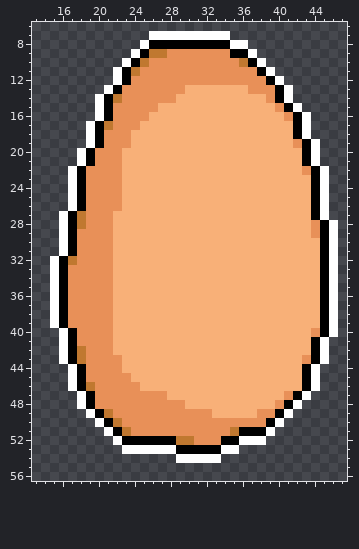
Two versions of one pixel-art file, ASSETS/graphics/ingredients.aseprite. The picture above was drawn from the file before the commit.
64x64 pixels, 1 frame. Shown: x 13..47, y 6..56.
The result:
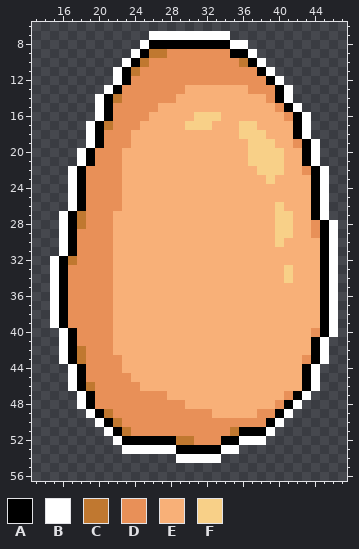
Palette (. is transparent): A #000000  B #ffffff  C #c07830  D #e89058  E #f8b078  F #f8d088
Edits made:
Colour E gives way to colour F in row 16 at x 31 to 33; in row 17 at x 30 to 32 and 36 to 37; in row 18 at x 36 to 38; in row 19 at x 37 to 39; in rows 20 to 21 at x 37 to 40; in row 22 at x 38 to 40.
Colour E gives way to colour F in row 23 at x 39; in row 26 at x 40; in rows 27 to 29 at x 40 to 41; in row 30 at x 40; in rows 33 to 34 at x 41.
Pixel boxes of the changes (left, top, right, bottom) in both pictures:
changed: (185, 112, 293, 283)
